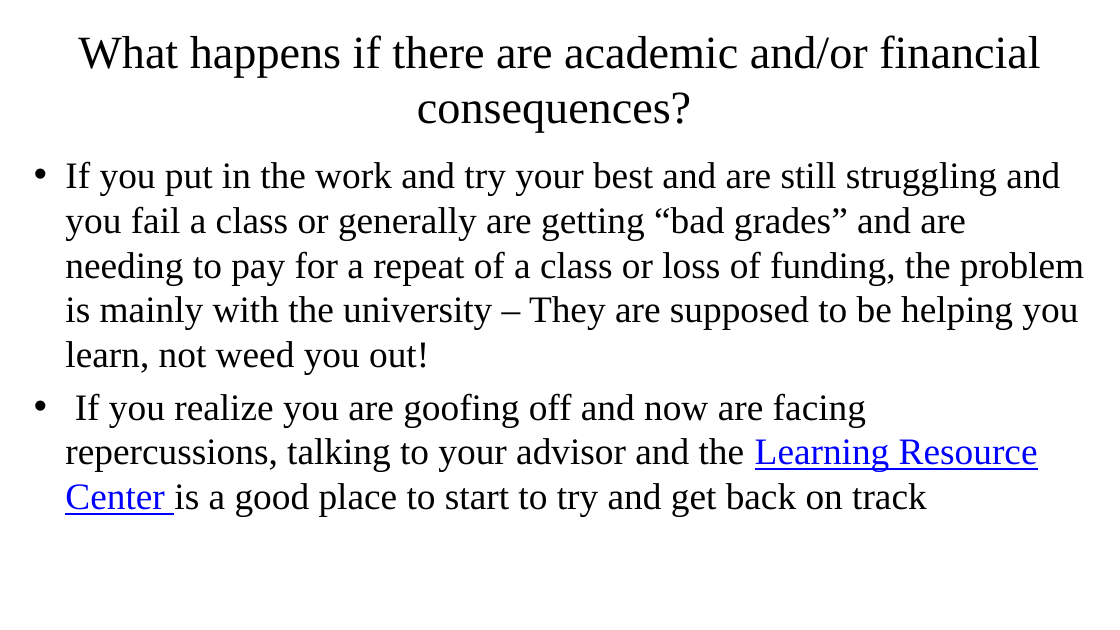
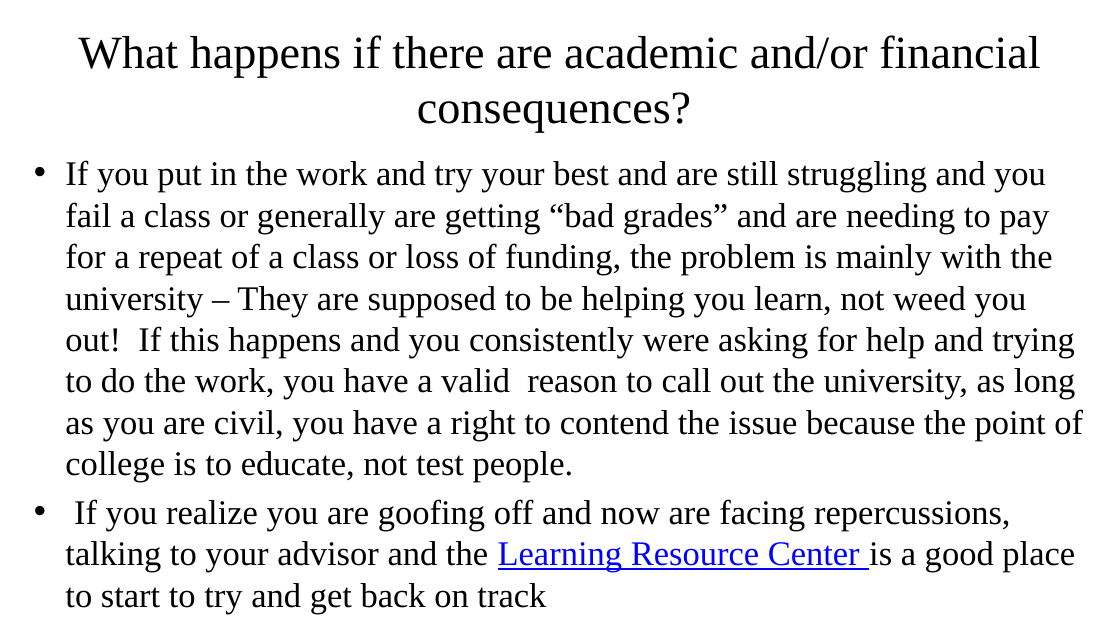
Before and after one commit to other-realm/spark, a slide deck: slide 7 of SparkClass6.pptx. Drawn at 1120x630 pixels with LibreOffice and Linux fonts; fonts in the diff are those of the drawing. Boxes give left, top, right and bottom in pixels: in the first picture for what was removed or moved away, otherwise in the second. Text is boxed around its words. In the diff, an @@ line names an element or a change of style, - is before the commit and + after.

Commit message:
Class 5

```diff
--- a/SparkClass6.pptx
+++ b/SparkClass6.pptx
@@ text at (x1=65, y1=160, x2=1083, y2=482): text changed; size 32 to 29.6 pt @@
-• If you put in the work and try your best and are still struggling and you fail a class or generally are getting “bad grades” and are needing to pay for a repeat of a class or loss of funding, the problem is mainly with the university – They are supposed to be helping you learn, not weed you out!
+• If you put in the work and try your best and are still struggling and you fail a class or generally are getting “bad grades” and are needing to pay for a repeat of a class or loss of funding, the problem is mainly with the university – They are supposed to be helping you learn, not weed you out! If this happens and you consistently were asking for help and trying to do the work, you have a valid reason to call out the university, as long as you are civil, you have a right to contend the issue because the point of college is to educate, not test people.
@@ text at (x1=65, y1=499, x2=1075, y2=572): size 32 to 29.6 pt in "If you realize you are goofing off ..." @@
```
Also in this commit, not shown: 2 other files.
